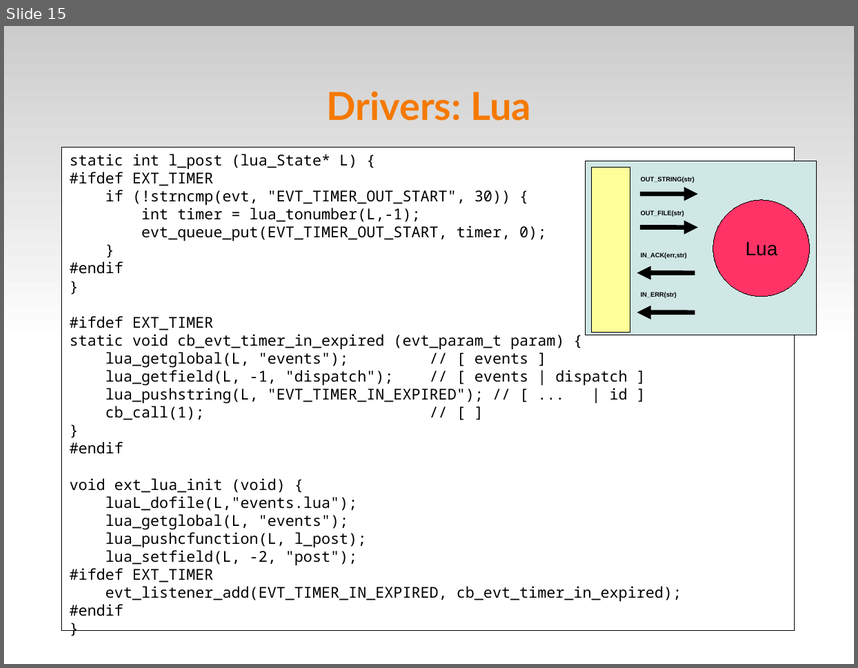
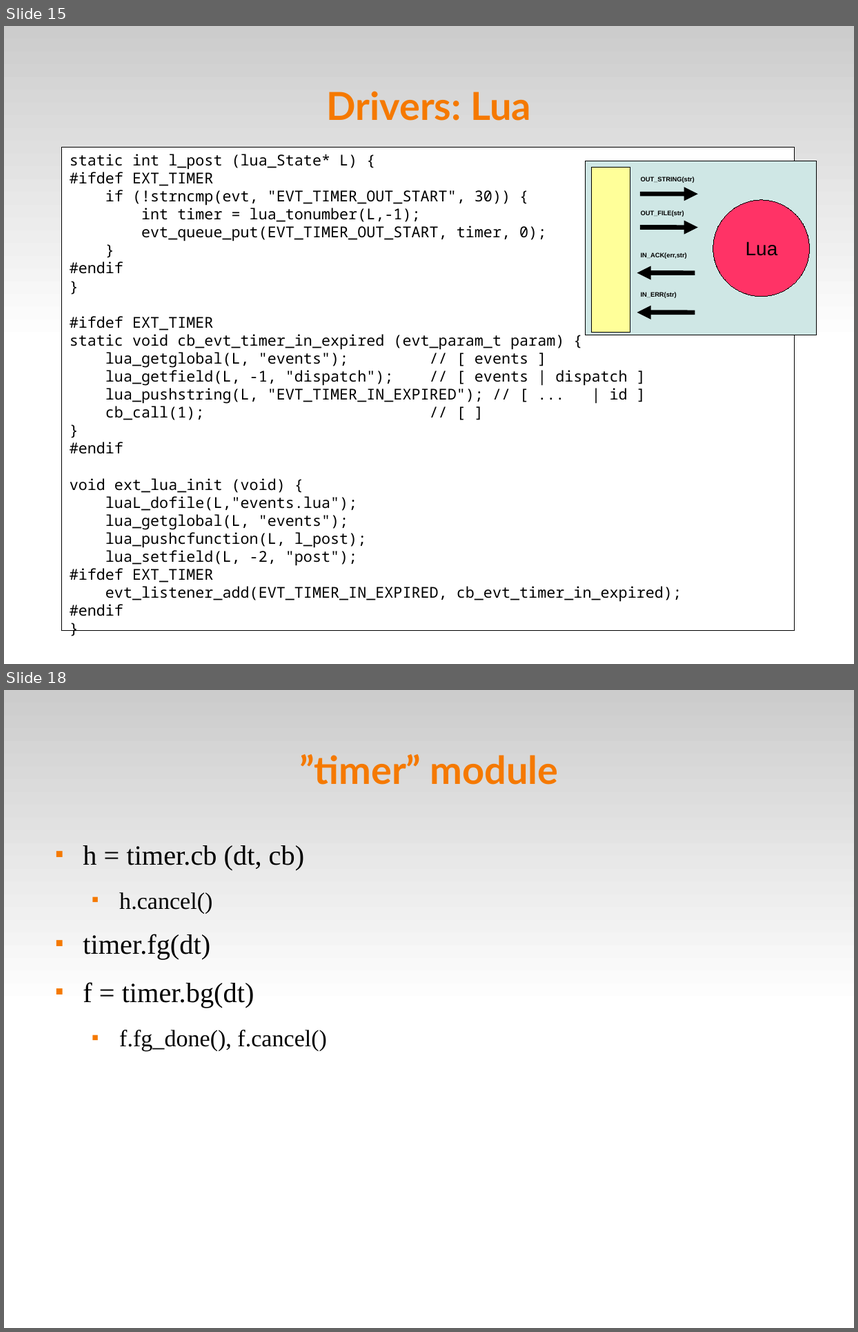
Before and after one commit to fsantanna/events, a slide deck: evt.odp. Shown one above the other, each under a label of ours: slide 15 before the commit, slides 15 and 18 after it; the slides between them are not shown. The pictures are 858x668 and 858x1332 pixels, drawn with LibreOffice and Linux fonts; fonts in the diff are those of the drawing. Boxes give left, top, right and bottom in pixels: in the first picture for what was removed or moved away, otherwise in the second. Text is boxed around its words. In the diff, an @@ line names an element or a change of style, - is before the commit and + after.

```diff
--- a/evt.odp
+++ b/evt.odp
@@ slide 18 added at box(4, 690, 854, 1328), background #FFFFFF; not listed: 1 template element that a slide beside it also shows @@
@@ title added at box(299, 754, 559, 785), 36 pt, text #F57900, bold @@
+”timer” module
@@ text added at box(83, 845, 327, 1051), 26 pt, text #000000 @@
+■ h = timer.cb (dt, cb)
+  ■ h.cancel()
+■ timer.fg(dt)
+■ f = timer.bg(dt)
+  ■ f.fg_done(), f.cancel()
```
Also in this commit, not shown: 3 slides changed, 3 other slides added, 5 other files.
